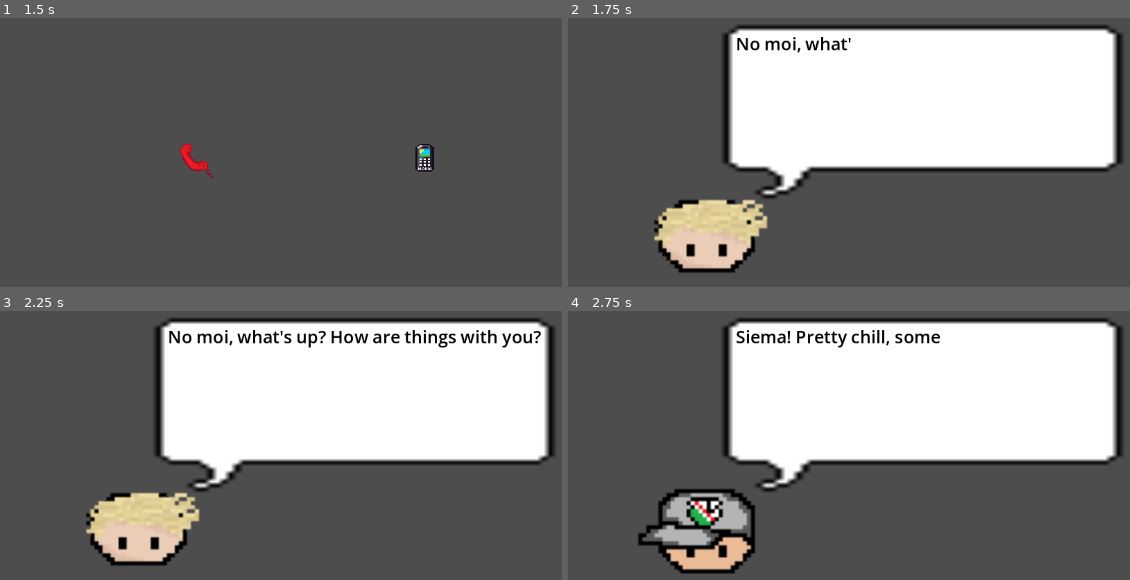
Above: before the commit, frames 1-4 (two rows, left to right).
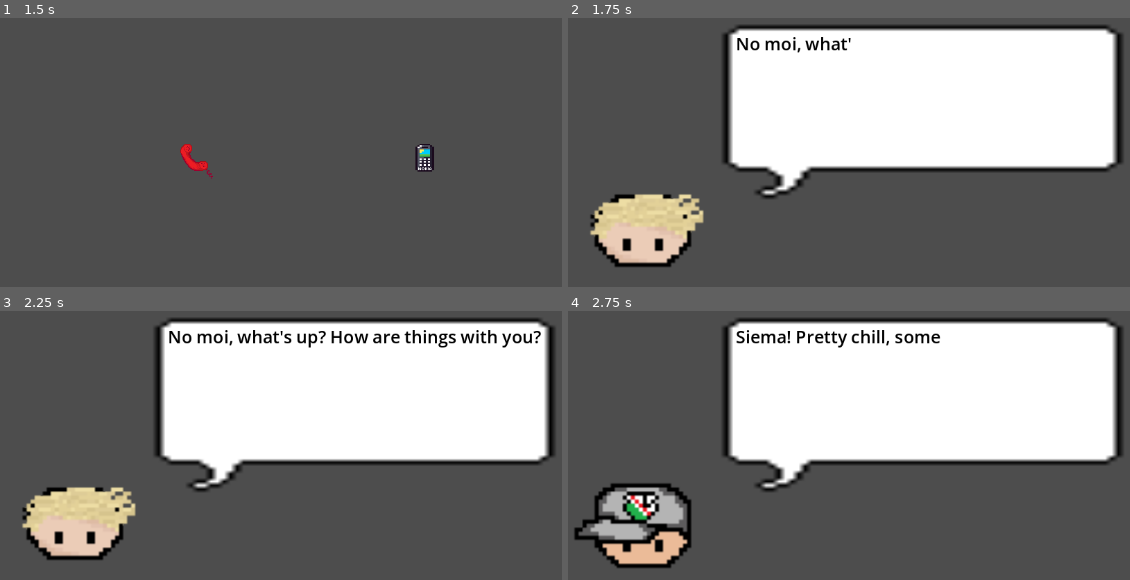
Above: after the commit, the same moments.

Repository: Orozon64/The-Sauna-Pact
Game: Godot game, scene res://scenes/main_menu.tscn
Same seed, same stepped clock (60 frames per second), same inputs: the game is played once before the commit and once after it.
Inputs:
- Up to frame 1 (1.5 s): click "Play" at 0.5 s; tap Enter (advance_dialogue) at 1.25, 1.35 s; hold D (move_right) from 1.28 s (still down)
- Up to frame 2 (1.75 s): keep holding D (move_right); tap Space at 1.52 s; tap E (item_interact) at 1.55 s
- Up to frame 3 (2.25 s): tap Space at 2 s; release D (move_right) at 2.03 s; hold S (move_down) from 2.03 s (still down); tap E (item_interact) at 2.1 s
- Up to frame 4 (2.75 s): keep holding S (move_down); tap Space at 2.27 s; tap Enter (advance_dialogue) at 2.3 s

Frame 1 is identical in both runs. In frame 2, 6.8% of the frame differs, in the area x 3-36%, y 65-95%; in frame 3, 6.8%; in frame 4, 7.7%, in the area x 1-34%, y 63-98%.

Commit message:
Began audio management; work on troll's quiz

Diff:
--- a/scenes/cave_level.tscn
+++ b/scenes/cave_level.tscn
@@ -1,6 +1,8 @@
 [gd_scene format=4 uid="uid://qpuqh5rtr0sf"]
 
 [ext_resource type="TileSet" uid="uid://cwcbkrd51j3xi" path="res://Cave.tres" id="1_br21b"]
+[ext_resource type="PackedScene" uid="uid://dsb1n48yjysol" path="res://scenes/stones.tscn" id="2_sfygl"]
+[ext_resource type="PackedScene" uid="uid://coqpab58ln317" path="res://scenes/finnish_player.tscn" id="3_m2ful"]
 
 [node name="CaveLevel" type="Node2D" unique_id=550789720]
 
@@ -13,5 +15,11 @@
 
 [node name="TileMapLayer2" type="TileMapLayer" parent="TileMapLayer" unique_id=1490035305]
 position = Vector2(45, 1)
-tile_map_data = PackedByteArray("AAAKAAgABgAAAAAAAAAEAAgABgA …(304 unchanged characters)… DAAAAAAANAAgACAAAAAMAAAAOAAgACAABAAMAAAARAAcACQAAAAAAAAAJAAEABQAAAAAAAAAPAAIABQAAAAAAAAANAAEABgA …(75 unchanged characters)…
+tile_map_data = PackedByteArray("AAAKAAgABgAAAAAAAAAEAAgABgA …(304 unchanged characters)… DAAAAAAANAAgACAAAAAMAAAAOAAgACAABAAMAAAAJAAEABQAAAAAAAAAPAAIABQAAAAAAAAANAAEABgA …(75 unchanged characters)…
 tile_set = ExtResource("1_br21b")
+
+[node name="Stones" parent="." unique_id=1981020031 instance=ExtResource("2_sfygl")]
+position = Vector2(476, 78)
+
+[node name="FinnCharacter" parent="." unique_id=486509689 instance=ExtResource("3_m2ful")]
+position = Vector2(526, 606)
--- a/scenes/cave_map.tscn
+++ /dev/null
@@ -1,5 +0,0 @@
-[gd_scene format=3 uid="uid://032niogrfrpw"]
-
-[node name="Node2D" type="Node2D" unique_id=1584833114]
-
-[node name="TileMapLayer" type="TileMapLayer" parent="." unique_id=1516303054]
--- a/scenes/dialogue_window.tscn
+++ b/scenes/dialogue_window.tscn
@@ -6,6 +6,8 @@
 [ext_resource type="Texture2D" uid="uid://bw4082c3crpcb" path="res://images/sprites/HeadPole.png" id="4_dh7dl"]
 [ext_resource type="Texture2D" uid="uid://crlodvs8o2vlx" path="res://images/sprites/Rudolf.png" id="5_dm3cl"]
 [ext_resource type="Texture2D" uid="uid://c23remn6tsev6" path="res://images/sprites/RudolfTalking.png" id="6_uiwr4"]
+[ext_resource type="Texture2D" uid="uid://dufl3u0asmytv" path="res://images/placeholders/troll.jpg" id="7_uiwr4"]
+[ext_resource type="AudioStream" uid="uid://cbgnmmtpm5mt0" path="res://Sound Effects/PhoneChatter.mp3" id="8_ppgup"]
 
 [sub_resource type="SpriteFrames" id="SpriteFrames_1puwe"]
 animations = [{
@@ -34,6 +36,14 @@
 }],
 "loop": true,
 "name": &"RudolfTalk",
+"speed": 5.0
+}, {
+"frames": [{
+"duration": 1.0,
+"texture": ExtResource("7_uiwr4")
+}],
+"loop": true,
+"name": &"TrollTalk",
 "speed": 5.0
 }]
 
@@ -71,7 +81,7 @@
 text = "Hello world"
 
 [node name="TalkerSprite" type="AnimatedSprite2D" parent="." unique_id=1421361733]
-position = Vector2(-265, 131)
+position = Vector2(-357, 123)
 scale = Vector2(2.8965383, 2.8965383)
 sprite_frames = SubResource("SpriteFrames_1puwe")
 animation = &"RudolfTalk"
@@ -86,3 +96,6 @@
 theme_override_colors/font_color = Color(1, 1, 1, 1)
 theme_override_font_sizes/font_size = 26
 text = "PRESS ENTER TO CONTINUE"
+
+[node name="TalkingSFXPlayer" type="AudioStreamPlayer2D" parent="." unique_id=506352693]
+stream = ExtResource("8_ppgup")
--- a/scenes/finnish_map.tscn
+++ b/scenes/finnish_map.tscn
@@ -5,13 +5,13 @@
 [ext_resource type="PackedScene" uid="uid://caurp0axx2i5p" path="res://scenes/wood.tscn" id="2_avsef"]
 [ext_resource type="Texture2D" uid="uid://b2lxkugbifqwg" path="res://images/TileMaps/finnish_tilemap.png" id="2_xh0mk"]
 [ext_resource type="Script" uid="uid://miaagsuefkm0" path="res://scripts/collectible.gd" id="3_f626w"]
-[ext_resource type="PackedScene" uid="uid://dsb1n48yjysol" path="res://scenes/stones.tscn" id="6_et5ik"]
 [ext_resource type="PackedScene" uid="uid://dlah7vce3xvpw" path="res://scenes/furnace.tscn" id="7_u3hsj"]
 [ext_resource type="Texture2D" uid="uid://cf1ay00jcm2u8" path="res://images/placeholders/construction_site.png" id="8_mbhtb"]
 [ext_resource type="Texture2D" uid="uid://c4r4dxcfcy4iw" path="res://images/sprites/caveEntrance.png" id="9_3r76t"]
 [ext_resource type="Texture2D" uid="uid://cnsqkjcgica66" path="res://images/sprites/AnimacjaBudowania1.png" id="10_xh0mk"]
 [ext_resource type="Texture2D" uid="uid://bn63j857chken" path="res://images/sprites/AnimacjaBudowania2.png" id="11_2k7c1"]
 [ext_resource type="Texture2D" uid="uid://xx64m10fmc2w" path="res://images/sprites/SaunaZZewnatrz.png" id="12_odkrj"]
+[ext_resource type="AudioStream" uid="uid://fefnvoj3le3i" path="res://Sound Effects/ItemPickup.mp3" id="12_xh0mk"]
 
 [sub_resource type="TileSetAtlasSource" id="TileSetAtlasSource_2k7c1"]
 texture = ExtResource("2_xh0mk")
@@ -102,10 +102,6 @@
 scale = Vector2(0.49661088, 0.49661088)
 script = ExtResource("3_f626w")
 
-[node name="Stones" parent="." unique_id=1981020031 instance=ExtResource("6_et5ik")]
-position = Vector2(333, 186)
-script = ExtResource("3_f626w")
-
 [node name="Furnace" parent="." unique_id=1491667833 instance=ExtResource("7_u3hsj")]
 position = Vector2(214, 157)
 script = ExtResource("3_f626w")
@@ -152,3 +148,4 @@
 [node name="WalkingSoundPlayer" type="AudioStreamPlayer2D" parent="." unique_id=2092690882]
 
 [node name="PickUpSoundPlayer" type="AudioStreamPlayer2D" parent="." unique_id=1240962228]
+stream = ExtResource("12_xh0mk")
--- a/scenes/intro_scene.tscn
+++ b/scenes/intro_scene.tscn
@@ -3,6 +3,7 @@
 [ext_resource type="Script" uid="uid://c870svib6gnu3" path="res://scripts/intro_scene.gd" id="1_jkhwn"]
 [ext_resource type="Texture2D" uid="uid://bkc4tp8b07cto" path="res://images/sprites/PolskiPhone.png" id="2_0y5sa"]
 [ext_resource type="Texture2D" uid="uid://k7ptyfc5jhw8" path="res://images/sprites/FinFinPhone.png" id="3_gsw8x"]
+[ext_resource type="AudioStream" uid="uid://ck4jxdbu6lypy" path="res://Sound Effects/NokiaCalling.mp3" id="4_jkhwn"]
 
 [sub_resource type="SpriteFrames" id="SpriteFrames_gsw8x"]
 animations = [{
@@ -38,3 +39,6 @@
 position = Vector2(725, 333)
 sprite_frames = SubResource("SpriteFrames_jkhwn")
 animation = &"Ring"
+
+[node name="NokiaAudioPlayer" type="AudioStreamPlayer2D" parent="." unique_id=979361078]
+stream = ExtResource("4_jkhwn")
--- a/scenes/polish_map.tscn
+++ b/scenes/polish_map.tscn
@@ -10,6 +10,7 @@
 [ext_resource type="Texture2D" uid="uid://o5dowhtvpp1b" path="res://images/sprites/Airport.png" id="9_xpv0b"]
 [ext_resource type="Texture2D" uid="uid://buxip6hvbpm6k" path="res://images/sprites/Plane.png" id="10_dq56n"]
 [ext_resource type="Texture2D" uid="uid://b51nhl47r8lvc" path="res://images/sprites/Casino.png" id="11_d0c66"]
+[ext_resource type="AudioStream" uid="uid://cue57a4icm8nh" path="res://Sound Effects/CashZabka.mp3" id="12_tr50w"]
 [ext_resource type="Texture2D" uid="uid://d1kfqxg5m372r" path="res://images/sprites/FrogShop.png" id="12_u03f7"]
 
 [sub_resource type="TileSetAtlasSource" id="TileSetAtlasSource_tr50w"]
@@ -116,3 +117,6 @@
 [node name="WalkingSoundPlayer" type="AudioStreamPlayer2D" parent="." unique_id=1472383805]
 
 [node name="PickUpSoundPlayer" type="AudioStreamPlayer2D" parent="." unique_id=1147993621]
+
+[node name="CashAudioPlayer" type="AudioStreamPlayer2D" parent="." unique_id=332224694]
+stream = ExtResource("12_tr50w")
--- /dev/null
+++ b/scenes/quiz_answer_button.tscn
@@ -0,0 +1,6 @@
+[gd_scene format=3 uid="uid://bfvegrjym1iao"]
+
+[node name="Button" type="Button" unique_id=655366016]
+offset_right = 8.0
+offset_bottom = 8.0
+text = "A)Koulu"
--- a/scripts/dialogue_manager.gd
+++ b/scripts/dialogue_manager.gd
@@ -5,8 +5,23 @@
 	0:
 		["Finn:No moi, what's up? How are things with you?", "Pole:Siema! Pretty chill, some studying, some gaming. What abou …(332 unchanged characters)…
 	1:
-		["Rudolf:Hello! My name is Rudolf and I will guide you thr …(967 unchanged characters)… hill out together.","Rudolf:Good luck!"]
+		["Rudolf:Hello! My name is Rudolf and I will guide you thr …(967 unchanged characters)… hill out together.","Rudolf:Good luck!"],
+	2:
+		["Troll:Uhehehe! Not so fast, kaveri!", "Troll:If you wish to explore this cave, you must answer my questions fist!", "Troll:One wrong answer, and you're OUT!", "Troll:Oletko valmis? Yks, kaks...", ""]
+
 }
+var answers = [
+	["koulu", "talo", "kirja"],
+	["ogień", "woda", "chleb"],
+	["przyjaciel", "nauczyciel", "lekarz"],
+	["koulu", "pöytä", "ikkuna"],
+	["kirja", "auto", "ovi"],
+	["księżyc", "gwiazda", "słońce"],
+	["pyörä", "auto", "tie"],
+	["omena", "banaani", "appelsiini"],
+	["ikkuna", "tuoli", "pöytä"],
+	["szkoła", "jedzenie", "rodzina"],
+]
 
 @export var scene_id = 0 #info about which scene we're in
 
@@ -34,6 +49,7 @@
 # Called every frame. 'delta' is the elapsed time since the previous frame.
 func _process(delta:float) -> void:
 	if Input.is_action_just_pressed("advance_dialogue") and visible:
+		$TalkingSFXPlayer.play()
 		if is_line_finished:
 			if line_id < current_scene_dialogue.size()-1:
 				$AdvanceTipLabel.hide()
@@ -53,6 +69,7 @@
 			is_line_finished = true
 			$TalkerSprite.stop()
 			$AdvanceTipLabel.show()
+			$TalkingSFXPlayer.stop()
 		else:
 			$DialogueRTLabel.text += current_line[character_index]
 			character_index += 1
--- a/scripts/intro_scene.gd
+++ b/scripts/intro_scene.gd
@@ -5,6 +5,7 @@
 func _ready() -> void:
 	$PolishPhoneSprite.animation = "Ring"
 	$FinnishPhoneSprite.animation = "Ring"
+	$NokiaAudioPlayer.play()
 
 	$PolishPhoneSprite.play()
 	$FinnishPhoneSprite.play()
--- a/scripts/main_menu.gd
+++ b/scripts/main_menu.gd
@@ -13,13 +13,13 @@
 			{
 				"position":"",
 				"last_item":"",
-				"money":0
+				"money":50
 			},
 		"Pole":
 			{
 				"position":"",
 				"last_item":"",
-				"money":0
+				"money":50
 			}
 	}
 	var file = FileAccess.open("res://save_game.data", FileAccess.WRITE)
--- a/scripts/player.gd
+++ b/scripts/player.gd
@@ -94,7 +94,7 @@
 					build.emit()
 			"cave":
 				if last_item == "Furnace":
-					get_tree().change_scene_to_file("res://scenes/cave_map.tscn")
+					get_tree().change_scene_to_file("res://scenes/cave_level.tscn")
 			"airport":
 				if touched_item_name == "Beer":
 					get_tree().change_scene_to_file("res://scenes/flying.tscn")
@@ -108,7 +108,10 @@
 
 
 func _on_item_picked_up(item_name): #this entire function feels very unoptimized, try to smmoothen it out
-	get_parent().get_node("PickUpSoundPlayer").play()
+	if item_name != "Beer":
+		get_parent().get_node("PickUpSoundPlayer").play()
+	else:
+		get_parent().get_node("PickUpSoundPlayer").play()
 	touched_item_name = item_name
 	print(touched_item_name + " found!")
 	if !((touched_item_name == "Oil" and last_item != "Lavender") or (touched_item_name == "Lavender" and last_item != "Oil")):
--- a/scripts/signal_manager.gd
+++ b/scripts/signal_manager.gd
@@ -19,7 +19,8 @@
 			$ConstructionArea.body_entered.connect(player._on_enter_construction_site)
 			$ConstructionArea.body_exited.connect(player._on_exit_place)
 
-
+			$Cave.body_entered.connect(player._on_enter_cave)
+			$Cave.body_exited.connect(player._on_exit_place)
 		"PolishRootNode":
 			last_item = file.get_var().get("Pole").get("last_item")
 			items_for_current_player = ["Towel", "Sauna oil", "Beer"]
@@ -45,7 +46,7 @@
 				$Furnace.position = Vector2(467.332, 241.607)
 				$Furnace.show()
 
-		if current_item_name != "Beer":
+		if current_item_name != "Beer" and current_item_name != "Stones":
 			if current_item_name == "Sauna oil":
 				var first_item = $Oil
 				first_item.show()
Not shown: 1 places in Cave.tres that only renumber resources
Not shown, added: Sound Effects/BackgroundMusic.mp3.import
Not shown, added: Sound Effects/Building.mp3.import
Not shown, added: Sound Effects/CashZabka.mp3.import
Not shown, added: Sound Effects/CasinoWin.mp3.import
Not shown, added: Sound Effects/CaveBackground.mp3.import
Not shown, added: Sound Effects/Furnace.mp3.import
Not shown, added: Sound Effects/ItemPickup.mp3.import
Not shown, added: Sound Effects/MagicWHOOSH - optional.mp3.import
Not shown, added: Sound Effects/NokiaCalling.mp3.import
Not shown, added: Sound Effects/PhoneCalling.mp3.import
Not shown, added: Sound Effects/PhoneChatter.mp3.import
(and 9 more such lines)
